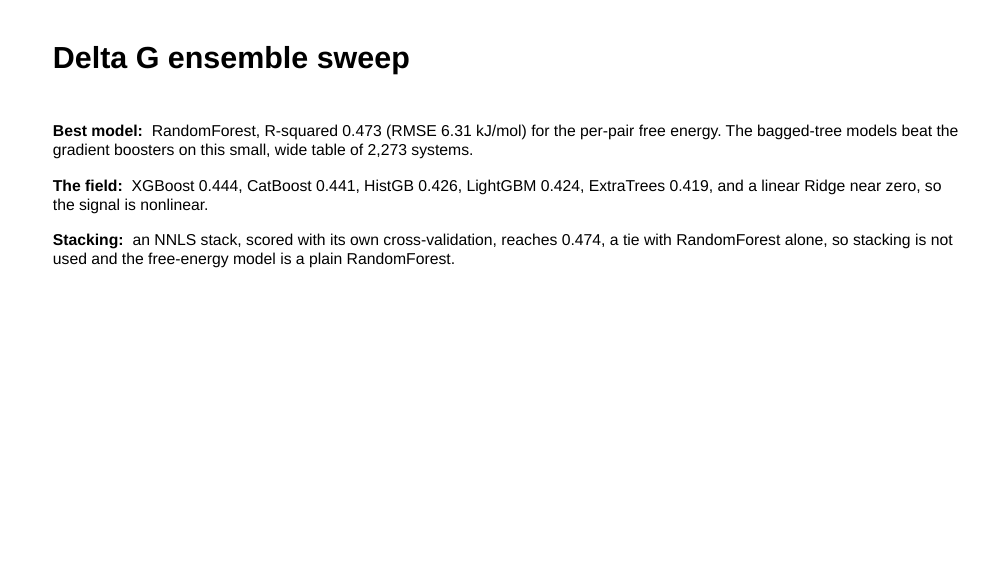
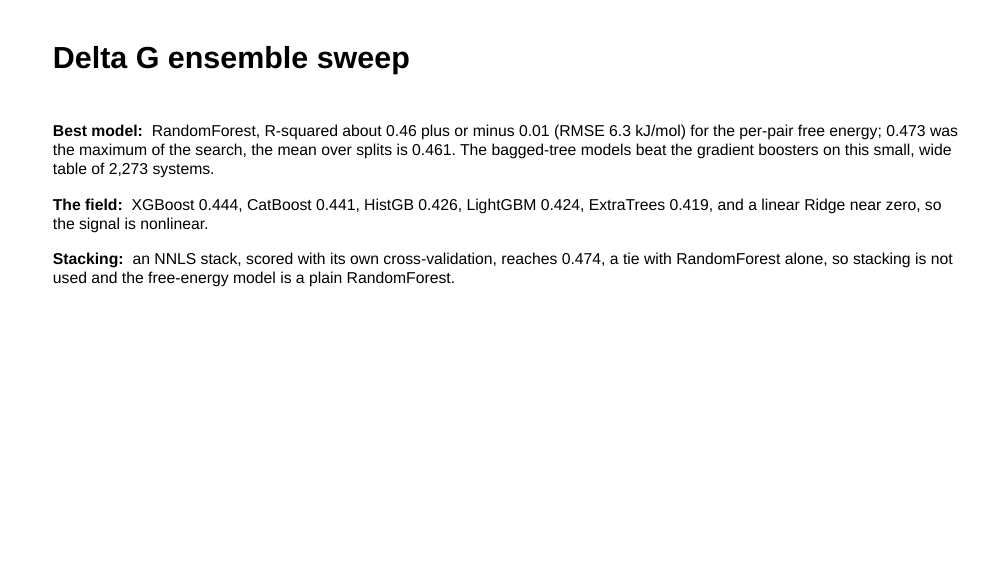
Before and after one commit to SkyEpstein/Machine-learning-to-separate-f-elements-2, a slide deck: slide 25 of docs/REE_Results_Slides_Final.pptx. Drawn at 1008x567 pixels with LibreOffice and Linux fonts; fonts in the diff are those of the drawing. Boxes give left, top, right and bottom in pixels: in the first picture for what was removed or moved away, otherwise in the second. Text is boxed around its words. In the diff, an @@ line names an element or a change of style, - is before the commit and + after.

```diff
--- a/docs/REE_Results_Slides_Final.pptx
+++ b/docs/REE_Results_Slides_Final.pptx
@@ text at (53, 124, 958, 178): text changed @@
-Best model: RandomForest, R-squared 0.473 (RMSE 6.31 kJ/mol) for the per-pair free energy. The bagged-tree models beat the gradient boosters on this small, wide table of 2,273 systems.
+Best model: RandomForest, R-squared about 0.46 plus or minus 0.01 (RMSE 6.3 kJ/mol) for the per-pair free energy; 0.473 was the maximum of the search, the mean over splits is 0.461. The bagged-tree models beat the gradient boosters on this small, wide table of 2,273 systems.
```
Also in this commit, not shown: 1 other slide changed, 3 slides added, 5 other files.
